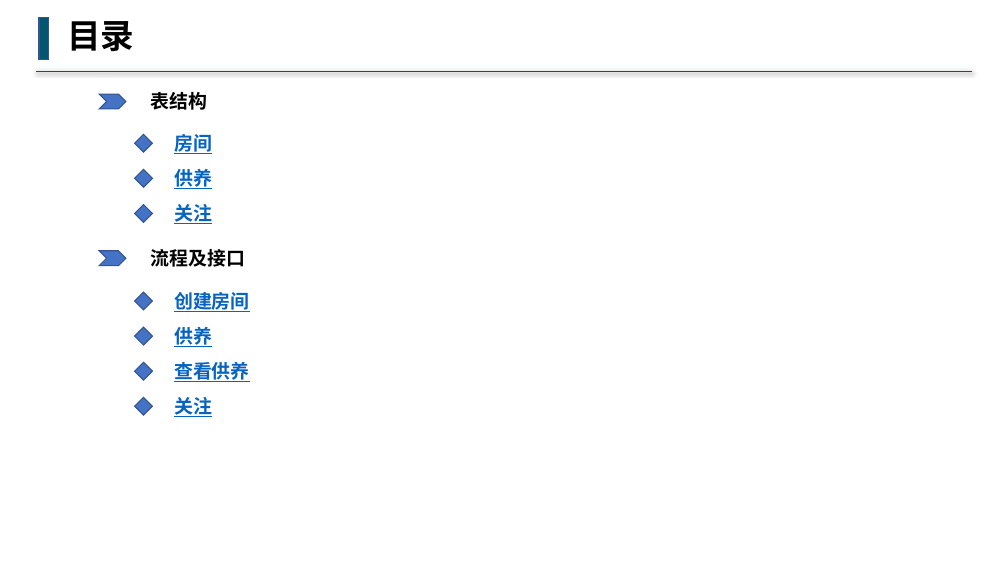
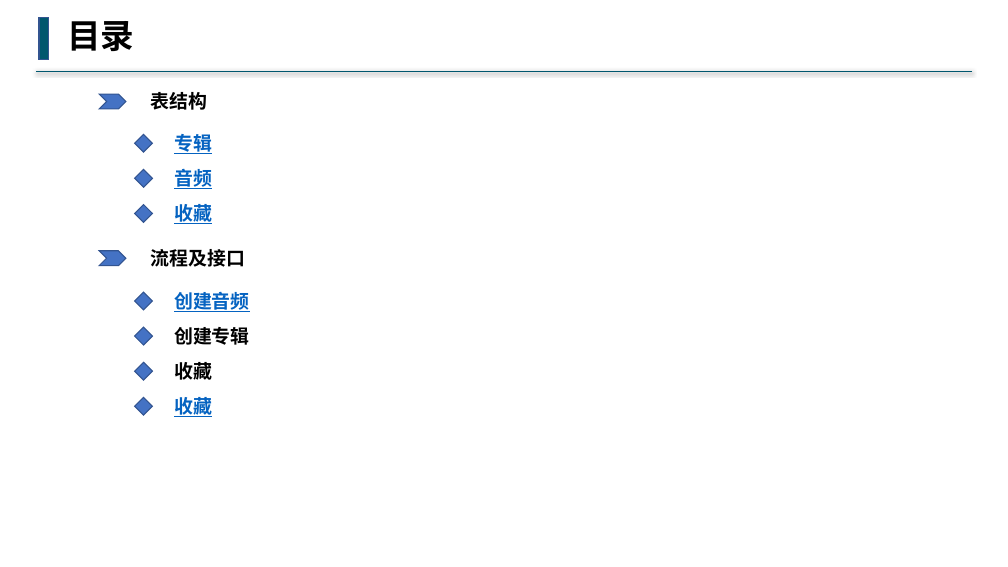
Before and after one commit to buddhachain/buddhaContract, a slide deck: slide 1 of doc/05.梵音.pptx. Drawn at 1008x567 pixels with LibreOffice and Linux fonts; fonts in the diff are those of the drawing. Boxes give left, top, right and bottom in pixels: in the first picture for what was removed or moved away, otherwise in the second. Text is boxed around its words. In the diff, an @@ line names an element or a change of style, - is before the commit and + after.

```diff
--- a/doc/05.梵音.pptx
+++ b/doc/05.梵音.pptx
@@ text at (174, 134, 212, 154): text changed @@
-房间
+专辑
@@ text at (174, 166, 212, 191): text changed @@
-供养
+音频
@@ text at (174, 201, 212, 226): text changed @@
-关注
+收藏
@@ text at (174, 288, 250, 313): text changed @@
-创建房间
+创建音频
@@ text at (174, 327, 250, 345): text changed; text colour #0563C1 to #000000 @@
-供养
+创建专辑
@@ text at (174, 362, 212, 380): text changed; text colour #0563C1 to #000000 @@
-查看供养
+收藏
@@ text at (174, 394, 212, 419): text changed @@
-关注
+收藏
```
Also in this commit, not shown: 4 other slides changed, 2 slides added, 3 slides removed, 1 other file.
